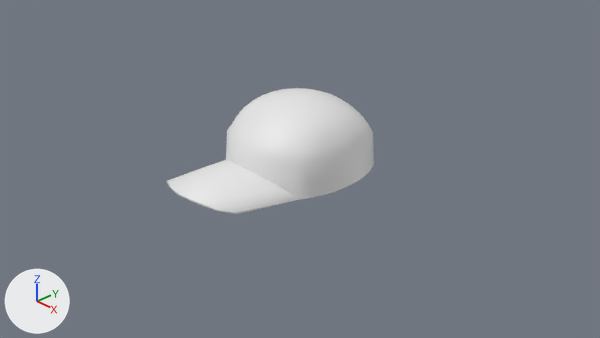
The Blender file Assets/Models/cap.blend, before and after one commit.
The view is the same before and after, from the file's camera 'Camera'. Lighting does not change. The marker at lower left points along +X, +Y and +Z.
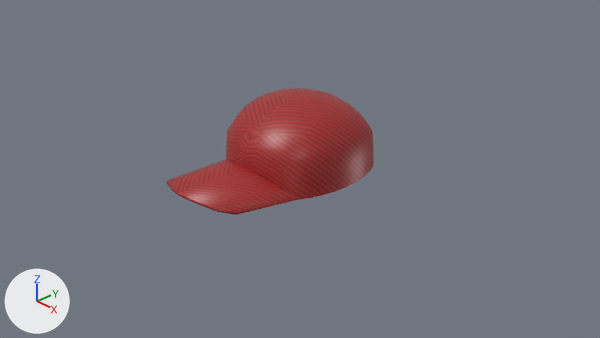
Changed parts and their boxes (x1, y1, x2, y2) in the pictures (600 x 338 px):
'Sphere', recoloured (white to red): (166, 88, 374, 215) in both

Edits to the bpy script that builds the scene:
```text
Add img_cap_texture_png:
    img_cap_texture_png = load_image('cap_texture.png', '../Images/cap_texture.png', 512, 512, 'sRGB')
Add mat_material:
    mat_material = principled_material('Material')
    mat_material.texture = img_cap_texture_png
    mat_material.roughness = 0.4
Change me_sphere:
    where me_sphere.from_pydata(...)  # 147 vertices, 137 faces; spans x 0.0..0.89, y -1.97..1.0, z 0.0..1.01
    add me_sphere.materials.append(mat_material)  # picture img_cap_texture_png
```
